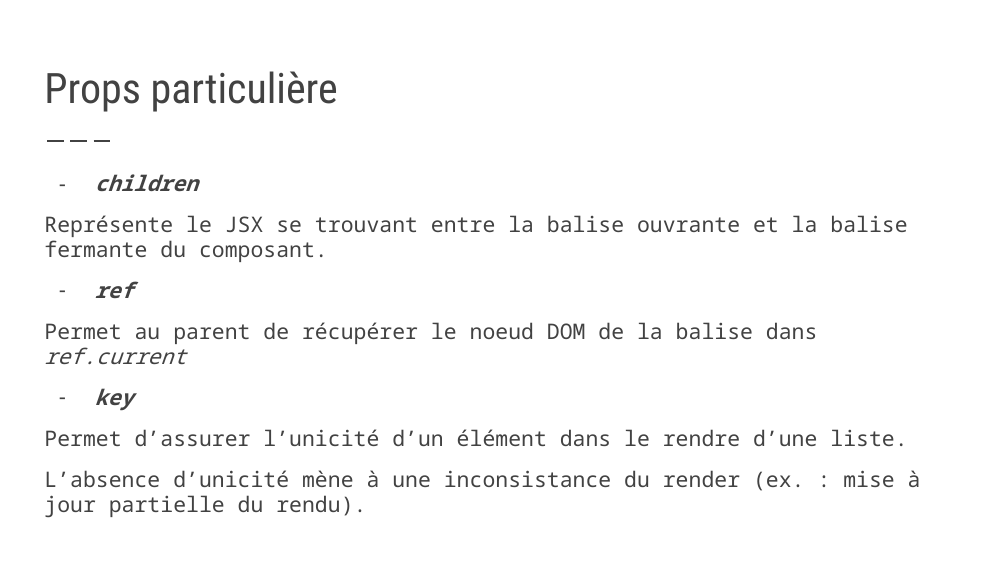
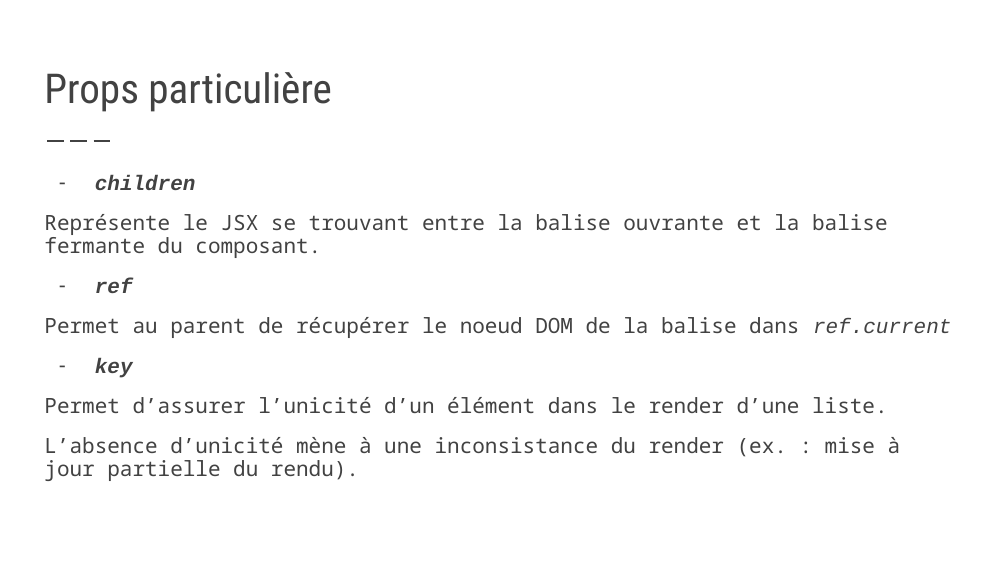
Before and after one commit to Zenika-Training/formation-react-sur-mesure, a slide deck: slide 9 of Slides&TPs.pptx. Drawn at 1008x567 pixels with LibreOffice and Linux fonts; fonts in the diff are those of the drawing. Boxes give left, top, right and bottom in pixels: in the first picture for what was removed or moved away, otherwise in the second. Text is boxed around its words. In the diff, an @@ line names an element or a change of style, - is before the commit and + after.

```diff
--- a/Slides&TPs.pptx
+++ b/Slides&TPs.pptx
@@ title "Props particulière" at [44,72,331,112]: size 30 to 29.4 pt @@
@@ text at [44,175,951,481]: size 15.3 to 15 pt in "children", "Représente le JSX se trouvant entre la ...", "ref", "Permet au parent de récupérer le noeud ..." and 2 more places; font Noto Sans Mono to Courier New in "children", "ref", "ref.current", "key"; line spacing 0.95 to 0.92; less space between paragraphs @@
@@ text at [44,397,888,413]: text changed; size 15.3 to 15 pt @@
-Permet d’assurer l’unicité d’un élément dans le rendre d’une liste.
+Permet d’assurer l’unicité d’un élément dans le render d’une liste.
```
Also in this commit, not shown: 38 other slides changed, 2 slides added, 2 other files.
